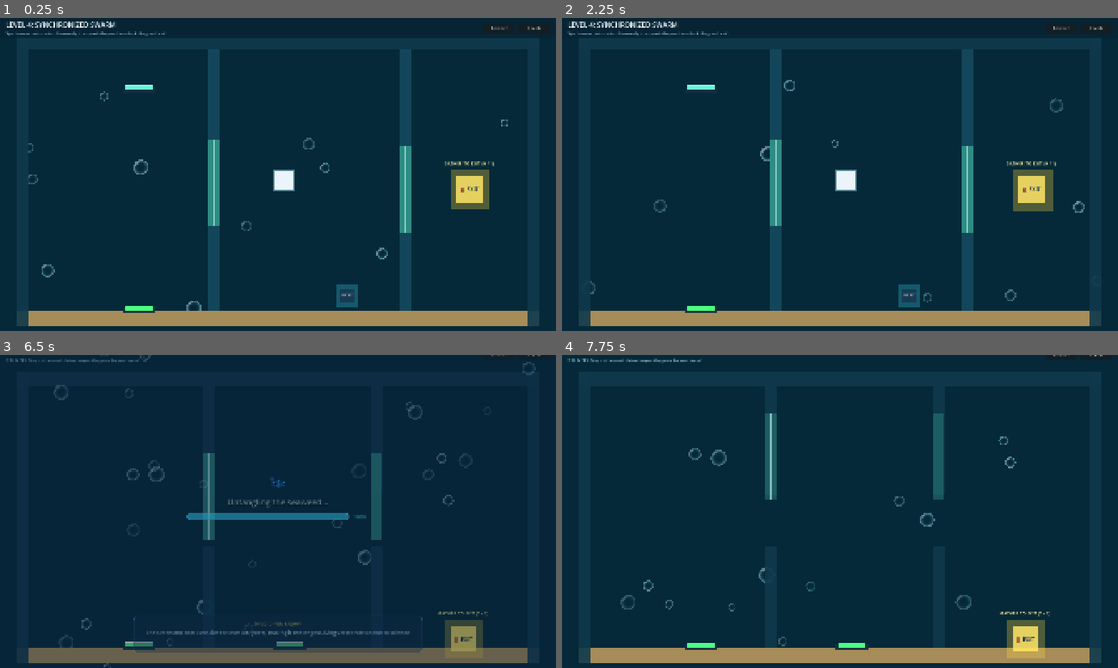
Above: before the commit, frames 1-4 (two rows, left to right).
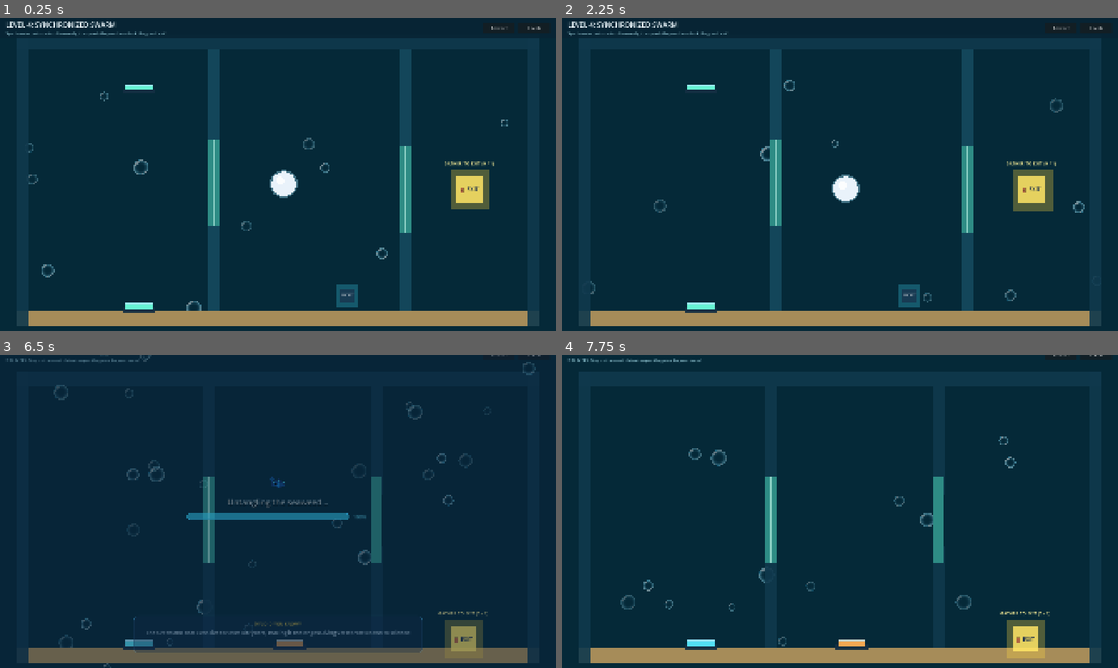
Above: after the commit, the same moments.

Repository: AJGalario/Group03-Fish-Co
Game: Godot game, scene res://scenes/coop/levels/Level4.tscn
Two runs of this game, one before a commit and one after it. Both use one fixed random seed, a clock stepped at 60 frames per second and the inputs below. This scene is started directly instead of the project's main scene.
Inputs:
- Up to frame 1 (0.25 s): no input
- Up to frame 2 (2.25 s): click "Restart" at 0.5 s; click "Restart" at 1.25 s; click "Restart" at 2 s
- Up to frame 3 (6.5 s): click "Levels" at 2.75 s; click "Levels" at 3.5 s; click "▶ DIVE IN!" at 4.25 s; click "▶ DIVE IN!" at 5 s; click "▶ DIVE IN!" at 5.75 s
- Up to frame 4 (7.75 s): tap Enter (p2_action) at 6.5 s; tap Space (p1_action) at 6.6 s; tap F (p1_slap) at 7.35 s

The runs differ from the first frame. In frame 1, 0.3% of the frame differs, in the area x 22-54%, y 48-94%; in frame 2, 0.4%; in frame 3, 0.8%; in frame 4, 2.1%, in the area x 22-69%, y 18-94%.
Error in both runs: Out of bounds get index '0' (on base: 'Array[PlayerData]') (res://scenes/coop/CoopBase.gd:103)

Commit message:
Fix gates opening at start, fix pearl splitting/physics, fix pressure plate interaction, ensure all elements designer-editable

Diff:
--- a/scenes/coop/CoopFish.gd
+++ b/scenes/coop/CoopFish.gd
@@ -25,8 +25,8 @@
 
 func _ready() -> void:
 	add_to_group("fish")
-	collision_layer = 3  # Layers 1 & 2
-	collision_mask = 7   # Layers 1, 2, 3
+	collision_layer = 2  # Layer 2: Fish / Player
+	collision_mask = 5   # Collides with Layer 1 (Walls/Gates) & Layer 3 (PushPearl)
 
 	_input_prefix = "p%d_" % (player_id + 1)
 	_build_visuals()
--- a/scenes/coop/elements/ClamSocket.gd
+++ b/scenes/coop/elements/ClamSocket.gd
@@ -11,8 +11,8 @@
 @onready var _indicator: ColorRect = $IndicatorRect
 
 func _ready() -> void:
-	collision_layer = 3
-	collision_mask = 3
+	collision_layer = 0
+	collision_mask = 4  # Layer 3 (bit 4) = PushPearl
 	body_entered.connect(_on_body_entered)
 	# Apply socket color to ring visual
 	var ring := get_node_or_null("RingRect")
--- a/scenes/coop/elements/ClamSocket.tscn
+++ b/scenes/coop/elements/ClamSocket.tscn
@@ -6,8 +6,8 @@
 radius = 38.0
 
 [node name="ClamSocket" type="Area2D"]
-collision_layer = 3
-collision_mask = 3
+collision_layer = 0
+collision_mask = 4
 script = ExtResource("1_script")
 
 [node name="CollisionShape2D" type="CollisionShape2D" parent="."]
--- a/scenes/coop/elements/CoralGate.gd
+++ b/scenes/coop/elements/CoralGate.gd
@@ -11,44 +11,61 @@
 
 var is_open: bool = false
 var _closed_pos: Vector2
+var _tween: Tween
 
 @onready var _col_shape: CollisionShape2D = $CollisionShape2D
 @onready var _rect: ColorRect = $GateRect
 @onready var _trim_rect: ColorRect = $TrimRect
 
 func _ready() -> void:
+	collision_layer = 1
+	collision_mask = 0
 	_closed_pos = position
-	# Apply exported colors/sizes to editor nodes
+	is_open = false
+
+	# Apply exported colors/sizes cleanly without corrupting other gates
 	if _rect:
 		_rect.color = gate_color
-		_rect.size = gate_size
-		_rect.position = -gate_size * 0.5
+		_rect.offset_left = -gate_size.x * 0.5
+		_rect.offset_right = gate_size.x * 0.5
+		_rect.offset_top = -gate_size.y * 0.5
+		_rect.offset_bottom = gate_size.y * 0.5
 	if _trim_rect:
-		_trim_rect.size = Vector2(4, gate_size.y)
-		_trim_rect.position = Vector2(-2, -gate_size.y * 0.5)
+		_trim_rect.offset_left = -2.0
+		_trim_rect.offset_right = 2.0
+		_trim_rect.offset_top = -gate_size.y * 0.5
+		_trim_rect.offset_bottom = gate_size.y * 0.5
 	if _col_shape and _col_shape.shape is RectangleShape2D:
-		(_col_shape.shape as RectangleShape2D).size = gate_size
+		var r_shape := _col_shape.shape as RectangleShape2D
+		if r_shape.size != gate_size:
+			var unique_shape := r_shape.duplicate() as RectangleShape2D
+			unique_shape.size = gate_size
+			_col_shape.shape = unique_shape
 
 func open_gate() -> void:
 	if is_open:
 		return
 	is_open = true
-	var tw := create_tween()
-	tw.set_trans(Tween.TRANS_QUAD).set_ease(Tween.EASE_OUT)
-	tw.tween_property(self, "position", _closed_pos + open_offset, slide_duration)
+	if _tween and _tween.is_valid():
+		_tween.kill()
+	_tween = create_tween()
+	_tween.set_trans(Tween.TRANS_QUAD).set_ease(Tween.EASE_OUT)
+	_tween.tween_property(self, "position", _closed_pos + open_offset, slide_duration)
 	if _rect:
-		tw.parallel().tween_property(_rect, "modulate:a", 0.45, slide_duration)
+		_tween.parallel().tween_property(_rect, "modulate:a", 0.45, slide_duration)
 	state_changed.emit(true)
 
 func close_gate() -> void:
 	if not is_open:
 		return
 	is_open = false
-	var tw := create_tween()
-	tw.set_trans(Tween.TRANS_QUAD).set_ease(Tween.EASE_IN_OUT)
-	tw.tween_property(self, "position", _closed_pos, slide_duration)
+	if _tween and _tween.is_valid():
+		_tween.kill()
+	_tween = create_tween()
+	_tween.set_trans(Tween.TRANS_QUAD).set_ease(Tween.EASE_IN_OUT)
+	_tween.tween_property(self, "position", _closed_pos, slide_duration)
 	if _rect:
-		tw.parallel().tween_property(_rect, "modulate:a", 1.0, slide_duration)
+		_tween.parallel().tween_property(_rect, "modulate:a", 1.0, slide_duration)
 	state_changed.emit(false)
 
 func toggle_gate() -> void:
--- a/scenes/coop/elements/ExitZone.gd
+++ b/scenes/coop/elements/ExitZone.gd
@@ -12,10 +12,10 @@
 @onready var _glow_ring: ColorRect = $GlowRing
 
 func _ready() -> void:
-	collision_layer = 3
-	collision_mask = 3
+	collision_layer = 0
+	collision_mask = 2  # Monitors Layer 2: Fish
 	monitoring = true
-	monitorable = true
+	monitorable = false
 
 	if required_players <= 0:
 		required_players = maxi(1, GameManager.players.size())
@@ -31,7 +31,7 @@
 		tw.tween_property(_glow_ring, "scale", Vector2(1.0, 1.0), 0.8).set_trans(Tween.TRANS_SINE)
 
 func _on_body_entered(body: Node2D) -> void:
-	if body.is_in_group("fish") or body is CharacterBody2D:
+	if body.is_in_group("fish"):
 		if not _occupants.has(body):
 			_occupants.append(body)
 		_check_exit()
--- a/scenes/coop/elements/ExitZone.tscn
+++ b/scenes/coop/elements/ExitZone.tscn
@@ -6,8 +6,8 @@
 radius = 80.0
 
 [node name="ExitZone" type="Area2D"]
-collision_layer = 3
-collision_mask = 3
+collision_layer = 0
+collision_mask = 2
 script = ExtResource("1_script")
 
 [node name="CollisionShape2D" type="CollisionShape2D" parent="."]
--- a/scenes/coop/elements/PressurePlate.gd
+++ b/scenes/coop/elements/PressurePlate.gd
@@ -18,15 +18,15 @@
 @onready var _indicator_label: Label = $CountLabel
 
 func _ready() -> void:
-	collision_layer = 3
-	collision_mask = 3
+	# Only monitor layer 2 (Fish). Do NOT monitor layer 1 (Walls/Floor).
+	collision_layer = 0
+	collision_mask = 2
 	monitoring = true
-	monitorable = true
+	monitorable = false
 
 	if require_all_active_players:
 		required_count = maxi(1, GameManager.players.size())
 
-	# Apply exported plate_color to the visuals
 	if _pedal_rect:
 		_pedal_rect.color = plate_color.lerp(Color.WHITE, 0.15)
 
@@ -35,6 +35,8 @@
 	_update_visual_state()
 
 func _on_body_entered(body: Node2D) -> void:
+	if not body.is_in_group("fish"):
+		return
 	if not _occupants.has(body):
 		_occupants.append(body)
 	_check_state()
@@ -70,9 +72,9 @@
 		return
 	var tw := create_tween()
 	var target_y := -3.0 if down else -10.0
-	tw.tween_property(_pedal_rect, "position:y", target_y, 0.15)
+	tw.tween_property(_pedal_rect, "position:y", target_y, 0.12)
 	if _glow_line:
-		tw.parallel().tween_property(_glow_line, "position:y", target_y, 0.15)
+		tw.parallel().tween_property(_glow_line, "position:y", target_y, 0.12)
 
 func _update_visual_state() -> void:
 	var current_count := _occupants.size()
--- a/scenes/coop/elements/PressurePlate.tscn
+++ b/scenes/coop/elements/PressurePlate.tscn
@@ -3,11 +3,11 @@
 [ext_resource type="Script" path="res://scenes/coop/elements/PressurePlate.gd" id="1_script"]
 
 [sub_resource type="RectangleShape2D" id="1_shape"]
-size = Vector2(110, 36)
+size = Vector2(100, 24)
 
 [node name="PressurePlate" type="Area2D"]
-collision_layer = 3
-collision_mask = 3
+collision_layer = 0
+collision_mask = 2
 script = ExtResource("1_script")
 
 [node name="CollisionShape2D" type="CollisionShape2D" parent="."]
--- a/scenes/coop/elements/PushPearl.gd
+++ b/scenes/coop/elements/PushPearl.gd
@@ -7,6 +7,10 @@
 @export var min_pushers: int = 1
 @export var base_mass: float = 120.0
 
+const WATER_GRAVITY: float = 380.0
+const MAX_SINK_SPEED: float = 300.0
+const WATER_DRAG_X: float = 4.5
+
 var is_locked: bool = false
 var _pushers: Array[Node2D] = []
 
@@ -14,28 +18,47 @@
 @onready var _glow_rect: ColorRect = $GlowRect
 @onready var _push_area: Area2D = $PushArea
 
+var _pusher_label: Label
+
 func _ready() -> void:
-	collision_layer = 3
-	collision_mask = 7
+	collision_layer = 4
+	collision_mask = 1
 
 	if _push_area:
-		_push_area.collision_layer = 3
-		_push_area.collision_mask = 3
+		_push_area.collision_layer = 0
+		_push_area.collision_mask = 2
 		_push_area.body_entered.connect(_on_pusher_entered)
 		_push_area.body_exited.connect(_on_pusher_exited)
 
+	# Hide raw square rects at runtime so they never desync or split apart
+	if _sprite_rect:
+		_sprite_rect.visible = false
+	if _glow_rect:
+		_glow_rect.visible = false
+
 	_build_pusher_label()
+	queue_redraw()
 
-var _pusher_label: Label
+func _draw() -> void:
+	if is_locked:
+		# Golden slotted pearl
+		draw_circle(Vector2.ZERO, pearl_radius + 6.0, Color(1.0, 0.85, 0.25, 0.45))
+		draw_circle(Vector2.ZERO, pearl_radius, Color(1.0, 0.92, 0.55, 0.98))
+		draw_circle(Vector2(-pearl_radius * 0.28, -pearl_radius * 0.28), pearl_radius * 0.32, Color(1.0, 1.0, 0.9, 0.8))
+	else:
+		# Glowing luminous pearl
+		draw_circle(Vector2.ZERO, pearl_radius + 6.0, Color(0.65, 0.92, 1.0, 0.38))
+		draw_circle(Vector2.ZERO, pearl_radius, Color(0.94, 0.97, 1.0, 0.96))
+		draw_circle(Vector2(-pearl_radius * 0.28, -pearl_radius * 0.28), pearl_radius * 0.32, Color(1.0, 1.0, 1.0, 0.82))
 
 func _build_pusher_label() -> void:
 	_pusher_label = Label.new()
-	_pusher_label.position = Vector2(-60, -pearl_radius - 28)
-	_pusher_label.custom_minimum_size = Vector2(120, 22)
+	_pusher_label.position = Vector2(-70, -pearl_radius - 32)
+	_pusher_label.custom_minimum_size = Vector2(140, 22)
 	_pusher_label.horizontal_alignment = HORIZONTAL_ALIGNMENT_CENTER
 	_pusher_label.vertical_alignment = VERTICAL_ALIGNMENT_CENTER
 	_pusher_label.add_theme_font_size_override("font_size", 13)
-	_pusher_label.add_theme_color_override("font_color", Color(0.9, 0.95, 1.0))
+	_pusher_label.add_theme_color_override("font_color", Color(0.9, 0.96, 1.0))
 	add_child(_pusher_label)
 	_update_pusher_ui(0)
 
@@ -51,7 +74,7 @@
 		_pusher_label.visible = true
 		_pusher_label.text = "[ %d / %d 👥 ]" % [mini(active_count, min_pushers), min_pushers]
 		if active_count >= min_pushers:
-			_pusher_label.add_theme_color_override("font_color", Color(0.3, 1.0, 0.6))
+			_pusher_label.add_theme_color_override("font_color", Color(0.35, 1.0, 0.65))
 		else:
 			_pusher_label.add_theme_color_override("font_color", Color(1.0, 0.85, 0.4))
 	else:
@@ -61,46 +84,53 @@
 	if is_locked:
 		return
 
-	var total_push := Vector2.ZERO
+	# Underwater gravity (sinks down unless resting on floor or ledge)
+	if not is_on_floor():
+		velocity.y = move_toward(velocity.y, MAX_SINK_SPEED, WATER_GRAVITY * delta)
+	else:
+		if velocity.y > 0.0:
+			velocity.y = 0.0
+
+	# Calculate active pushers
+	var total_push_x := 0.0
 	var active_push_count := 0
 
 	for pusher in _pushers:
-		if is_instance_valid(pusher):
+		if is_instance_valid(pusher) and pusher is CharacterBody2D:
 			var to_pearl := global_position - pusher.global_position
-			var dist := to_pearl.length()
-			if dist > 0.0:
-				var push_dir := to_pearl.normalized()
-				if pusher is CharacterBody2D and pusher.velocity.dot(push_dir) > 0.1:
-					total_push += push_dir * pusher.velocity.length()
+			var dir_x := signf(to_pearl.x)
+			if absf(to_pearl.x) > 4.0:
+				var p_vel_x: float = pusher.velocity.x
+				if p_vel_x * dir_x > 10.0:
+					total_push_x += dir_x * maxf(absf(p_vel_x), 180.0)
 					active_push_count += 1
 
 	_update_pusher_ui(active_push_count)
 
-	if active_push_count >= min_pushers and total_push.length_squared() > 10.0:
-		var speed_boost := 1.0 + (active_push_count - 1) * 0.75
-		velocity = lerp(velocity, total_push.normalized() * (220.0 * speed_boost), 0.18)
+	if active_push_count >= min_pushers and absf(total_push_x) > 10.0:
+		var target_vx := (total_push_x / float(active_push_count)) * 0.95
+		velocity.x = move_toward(velocity.x, target_vx, 450.0 * delta)
 	else:
-		velocity = lerp(velocity, Vector2.ZERO, 0.1)
+		# Too heavy to push alone or nobody pushing — slow to a stop
+		velocity.x = move_toward(velocity.x, 0.0, WATER_DRAG_X * 60.0 * delta)
 
 	move_and_slide()
-
-	if _sprite_rect and velocity.length_squared() > 20.0:
-		_sprite_rect.rotation += velocity.x * delta * 0.04
 
 func lock_into_socket(socket_pos: Vector2, socket_id: String) -> void:
 	if is_locked:
 		return
 	is_locked = true
 	velocity = Vector2.ZERO
+	set_physics_process(false)
 	var tw := create_tween()
 	tw.set_trans(Tween.TRANS_BACK).set_ease(Tween.EASE_OUT)
 	tw.tween_property(self, "global_position", socket_pos, 0.35)
-	if _glow_rect:
-		tw.tween_property(_glow_rect, "color", Color(1.0, 0.85, 0.2, 0.8), 0.3)
+	tw.tween_callback(queue_redraw)
+	_update_pusher_ui(0)
 	entered_socket.emit(socket_id)
 
 func _on_pusher_entered(body: Node2D) -> void:
-	if body != self and (body.is_in_group("fish") or body is CharacterBody2D):
+	if body != self and body.is_in_group("fish"):
 		if not _pushers.has(body):
 			_pushers.append(body)
 
--- a/scenes/coop/elements/PushPearl.tscn
+++ b/scenes/coop/elements/PushPearl.tscn
@@ -9,8 +9,8 @@
 radius = 46.0
 
 [node name="PushPearl" type="CharacterBody2D"]
-collision_layer = 3
-collision_mask = 7
+collision_layer = 4
+collision_mask = 1
 script = ExtResource("1_script")
 
 [node name="CollisionShape2D" type="CollisionShape2D" parent="."]
@@ -31,8 +31,8 @@
 color = Color(0.95, 0.98, 1, 0.95)
 
 [node name="PushArea" type="Area2D" parent="."]
-collision_layer = 3
-collision_mask = 3
+collision_layer = 0
+collision_mask = 2
 
 [node name="CollisionShape2D" type="CollisionShape2D" parent="PushArea"]
 shape = SubResource("2_area_shape")
--- a/scenes/coop/levels/Level1.gd
+++ b/scenes/coop/levels/Level1.gd
@@ -61,31 +61,39 @@
 		hud_ref.setup_level_info(level_number, level_title, level_instruction)
 
 func _check_gate_1() -> void:
-	if not gate_1 or gate_1.is_open:
+	if not gate_1:
 		return
 	var p_count := maxi(2, GameManager.players.size())
-	var ready_1 := false
+	var chamber_1_ready := false
+	if p_count <= 2:
+		chamber_1_ready = plate_1 != null and plate_1.is_pressed
+	else:
+		chamber_1_ready = (plate_1 != null and plate_1.is_pressed) and (plate_1_b != null and plate_1_b.is_pressed)
 
-	if p_count <= 2:
-		ready_1 = plate_1 and plate_1.is_pressed
+	var chamber_2_ready := false
+	if p_count < 4:
+		chamber_2_ready = plate_2 != null and plate_2.is_pressed
 	else:
-		# 3+ players: both Plate 1 and Plate 1B must be pressed simultaneously!
-		ready_1 = (plate_1 and plate_1.is_pressed) and (plate_1_b and plate_1_b.is_pressed)
+		chamber_2_ready = (plate_2 != null and plate_2.is_pressed) and (plate_2_b != null and plate_2_b.is_pressed)
 
-	if ready_1:
+	if chamber_1_ready or chamber_2_ready:
 		gate_1.open_gate()
+	else:
+		gate_1.close_gate()
 
 func _check_gate_2() -> void:
-	if not gate_2 or gate_2.is_open:
+	if not gate_2:
 		return
 	var p_count := maxi(2, GameManager.players.size())
-	var ready_2 := false
+	var chamber_2_ready := false
+	if p_count < 4:
+		chamber_2_ready = plate_2 != null and plate_2.is_pressed
+	else:
+		chamber_2_ready = (plate_2 != null and plate_2.is_pressed) and (plate_2_b != null and plate_2_b.is_pressed)
 
-	if p_count < 4:
-		ready_2 = plate_2 and plate_2.is_pressed
+	if chamber_2_ready:
+		gate_2.open_gate()
 	else:
-		# 4 players: both Plate 2 and Plate 2B must be pressed simultaneously!
-		ready_2 = (plate_2 and plate_2.is_pressed) and (plate_2_b and plate_2_b.is_pressed)
+		gate_2.close_gate()
 
-	if ready_2:
-		gate_2.open_gate()
+	_check_gate_1()
--- a/scenes/coop/levels/Level4.gd
+++ b/scenes/coop/levels/Level4.gd
@@ -25,7 +25,9 @@
 		clam_socket.socket_activated.connect(func(_id): final_gate.open_gate())
 
 func _check_sync() -> void:
-	if not mid_gate or mid_gate.is_open:
+	if not mid_gate:
 		return
 	if sync_plate_1 and sync_plate_2 and sync_plate_1.is_pressed and sync_plate_2.is_pressed:
 		mid_gate.open_gate()
+	else:
+		mid_gate.close_gate()
